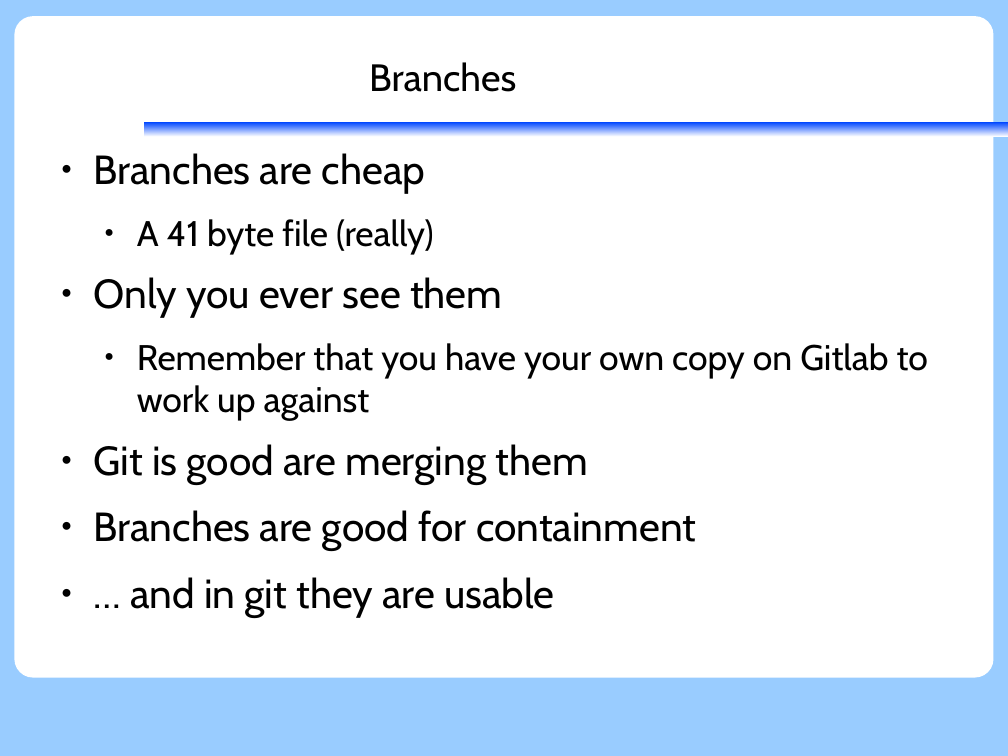
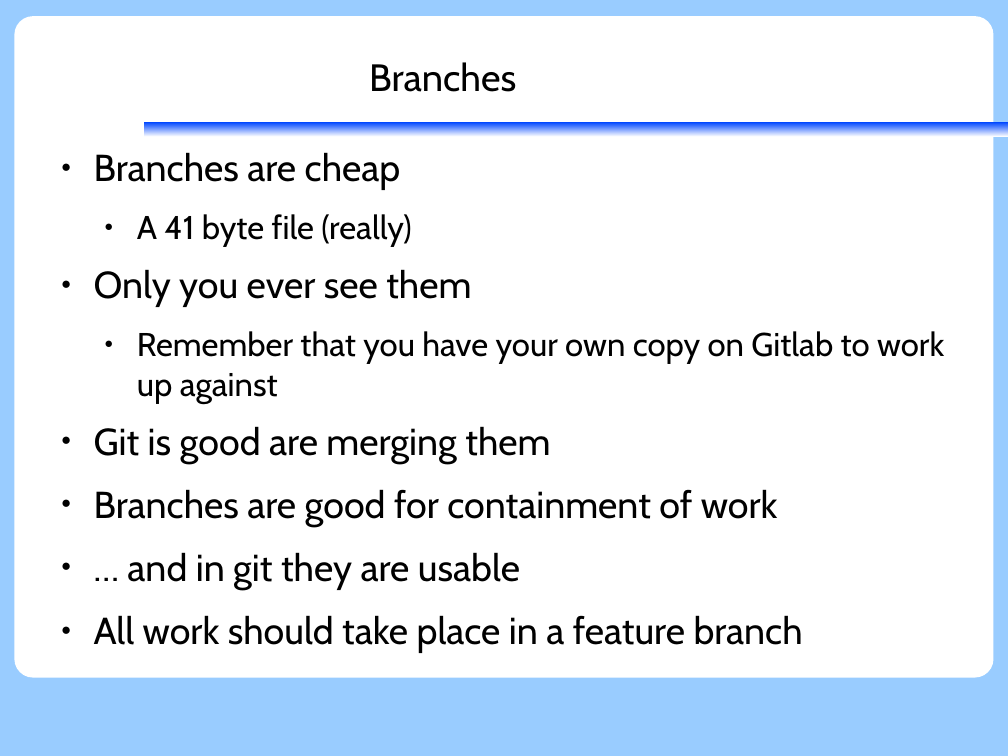
Before and after one commit to KennethNielsen/presentations, a slide deck: slide 25 of git/git.odp (slide 34 before the commit). Drawn at 1008x756 pixels with LibreOffice and Linux fonts; fonts in the diff are those of the drawing; background and template pictures are left out. Boxes give left, top, right and bottom in pixels: in the first picture for what was removed or moved away, otherwise in the second. Text is boxed around its words. In the diff, an @@ line names an element or a change of style, - is before the commit and + after.

```diff
--- a/git/git.odp
+++ b/git/git.odp
@@ text at (94, 152, 944, 590): size 32 to 29.6 pt in "Branches are cheap", "Only you ever see them", "Git is good are merging them", "… and in git they are usable"; size 28 to 25.9 pt in "A 41 byte file (really)", "Remember that you have your own copy ..." @@
@@ text at (94, 489, 778, 527): text changed; size 32 to 29.6 pt @@
-● Branches are good for containment
+● Branches are good for containment of work
@@ text at (94, 615, 803, 653): paragraph added @@
+● All work should take place in a feature branch
```
Also in this commit, not shown: 19 other slides changed, 18 slides added, 7 slides removed.
